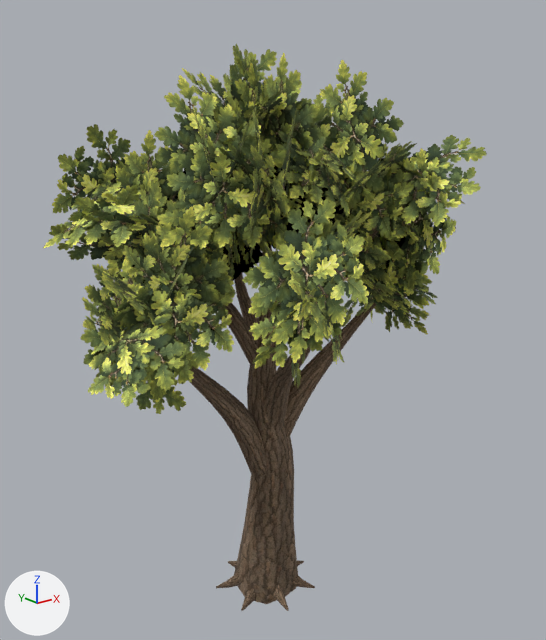
An edit to the glTF model apps/web/public/assets/optimized/Cincis_Oak_1.glb, drawn before and after from the same camera.
Rendered twice from a camera (50 mm lens) standing at (-6.76, -8.66, 8.1) and looking at (0.3, 0.16, 4.57). Arrows for +X, +Y and +Z are at lower left; the lights stay in place. The first picture is the older version. Where no turn or scale is listed for an object, it has been applied to the vertices.

The scene before the commit, as lines of its bpy script (objects in view):
```python
me_mesh_0 = bpy.data.meshes.new('Mesh_0')
me_mesh_0.from_pydata(...)  # 918 vertices, 1632 faces; spans x -2.37..2.47, y -2.07..2.02, z -0.03..6.61
me_mesh_0.materials.append(mat_oak_bark)
me_mesh_1 = bpy.data.meshes.new('Mesh_1')
me_mesh_1.from_pydata(...)  # 756 vertices, 672 faces; spans x -3.39..3.67, y -2.87..3.32, z 3.56..8.83
me_mesh_1.materials.append(mat_oak_foliage_cards)
ob_foliage = bpy.data.objects.new('Foliage', me_mesh_1)
ob_foliage.location = (0.0, 0.0, 0.0)
ob_trunk_and_branches = bpy.data.objects.new('Trunk and branches', me_mesh_0)
ob_trunk_and_branches.location = (0.0, 0.0, 0.0)
```
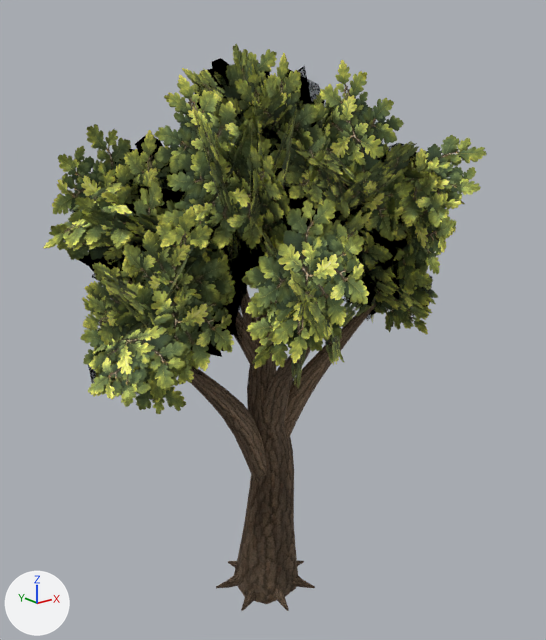
Commit message: Use shared oak middle detail level

Pixel boxes (x1, y1, x2, y2) of what changed, in the pictures (546 x 640 px):
'Foliage.001', added (green)
    after: (44, 44, 486, 414)
'Trunk and branches.001', added (brown)
    after: (192, 288, 376, 611)

Diff of the bpy script that builds the scene:
```diff
--- a/apps/web/public/assets/optimized/Cincis_Oak_1.glb.py
+++ b/apps/web/public/assets/optimized/Cincis_Oak_1.glb.py
@@ me_mesh_3 @@
+me_mesh_3.from_pydata(...)  # 336 vertices, 168 faces; spans x -3.39..3.67, y -2.87..3.32, z 3.56..8.83
+me_mesh_3.materials.append(mat_oak_foliage_cards)
@@ me_mesh_2 @@
+me_mesh_2.from_pydata(...)  # 744 vertices, 1296 faces; spans x -2.37..2.47, y -2.07..2.02, z -0.03..6.61
+me_mesh_2.materials.append(mat_oak_bark)
@@ ob_foliage_001 @@
+ob_foliage_001 = bpy.data.objects.new('Foliage.001', me_mesh_3)
+ob_foliage_001.location = (0.0, 0.0, 0.0)
@@ ob_trunk_and_branches_001 @@
+ob_trunk_and_branches_001 = bpy.data.objects.new('Trunk and branches.001', me_mesh_2)
+ob_trunk_and_branches_001.location = (0.0, 0.0, 0.0)
```
